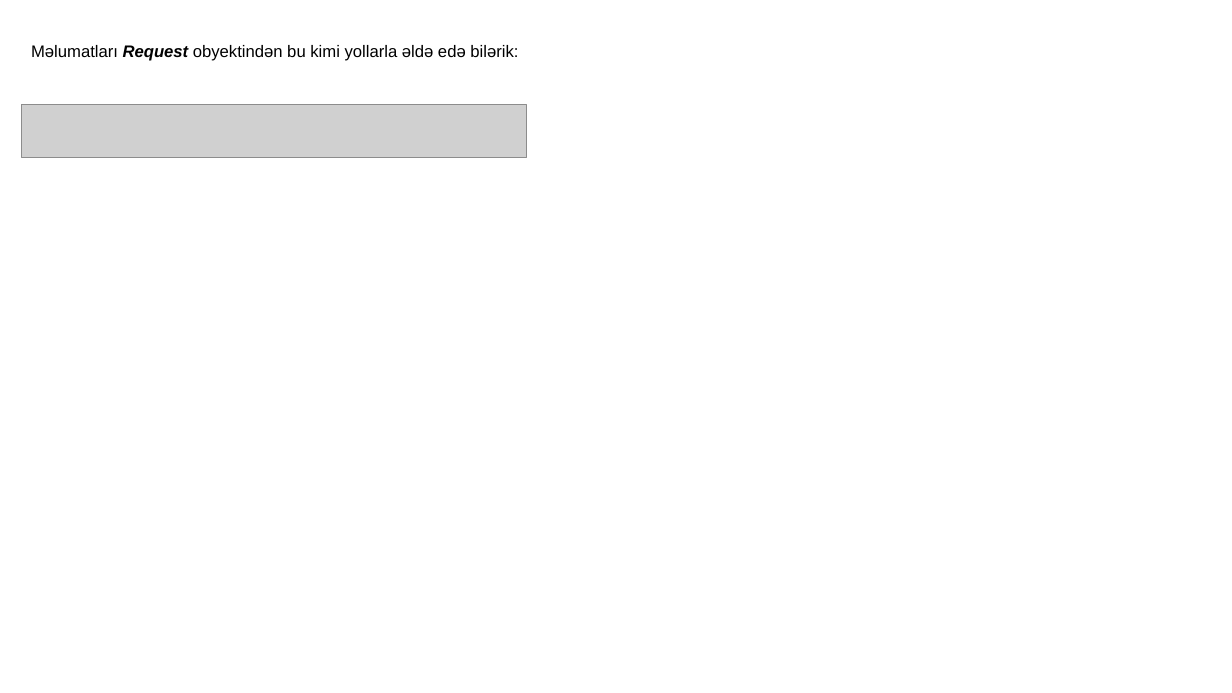
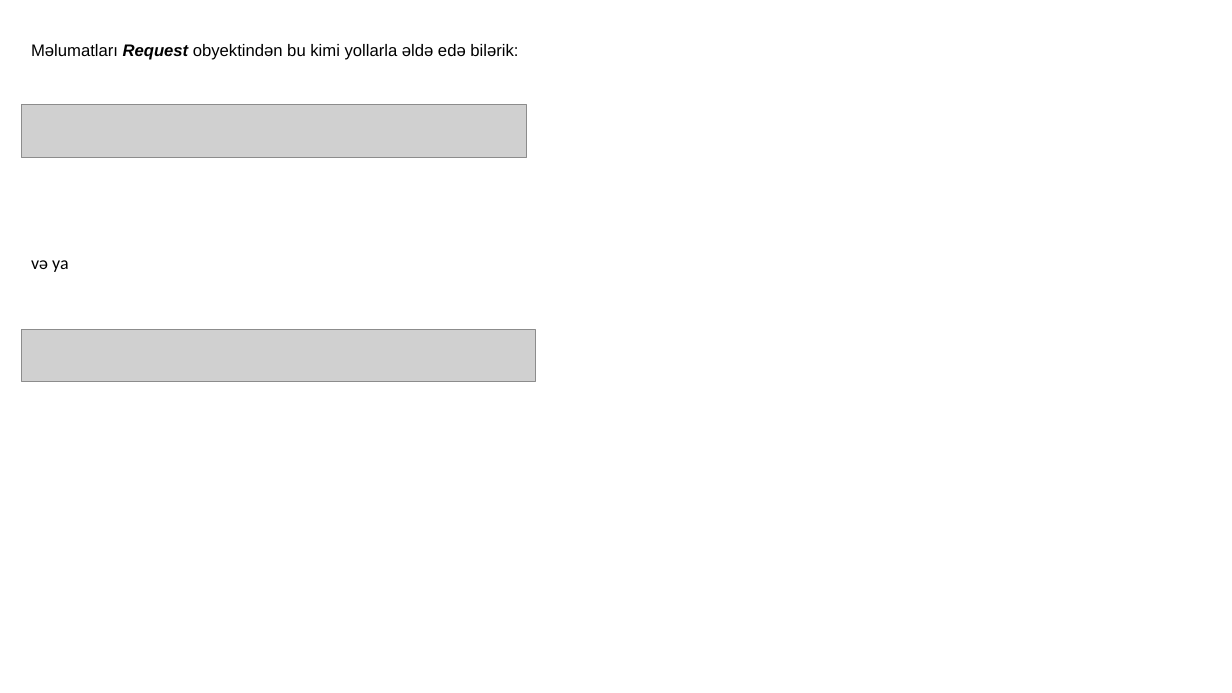
Before and after one commit to codeurient/Vendor-E-commerce, a slide deck: slide 4 of .lessons/14 Form validation and Handling/7 DD/dd.pptx. Drawn at 1232x693 pixels with LibreOffice and Linux fonts; fonts in the diff are those of the drawing; grey boxes stand for pictures. Boxes give left, top, right and bottom in pixels: in the first picture for what was removed or moved away, otherwise in the second. Text is boxed around its words. In the diff, an @@ line names an element or a change of style, - is before the commit and + after.

```diff
--- a/.lessons/14 Form validation and Handling/7 DD/dd.pptx
+++ b/.lessons/14 Form validation and Handling/7 DD/dd.pptx
@@ text at <box>31,260,68,272</box>: paragraph added @@
+və ya
@@ picture added at <box>22,329,535,382</box> @@
```
Also in this commit, not shown: 1 other file.
